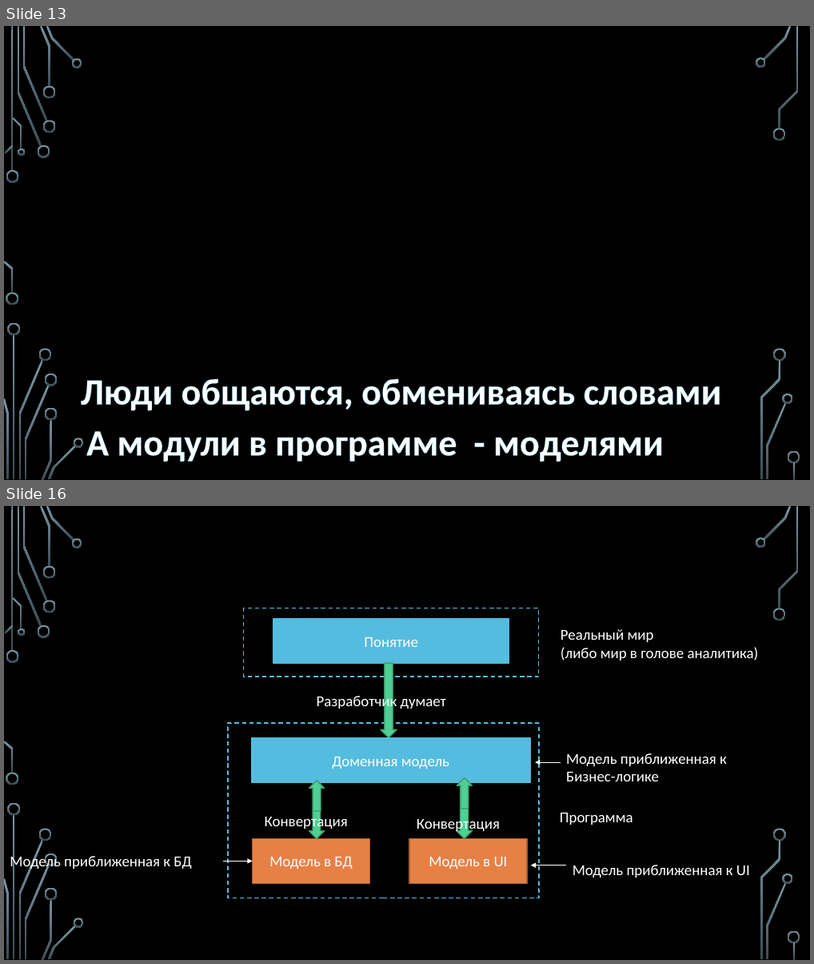
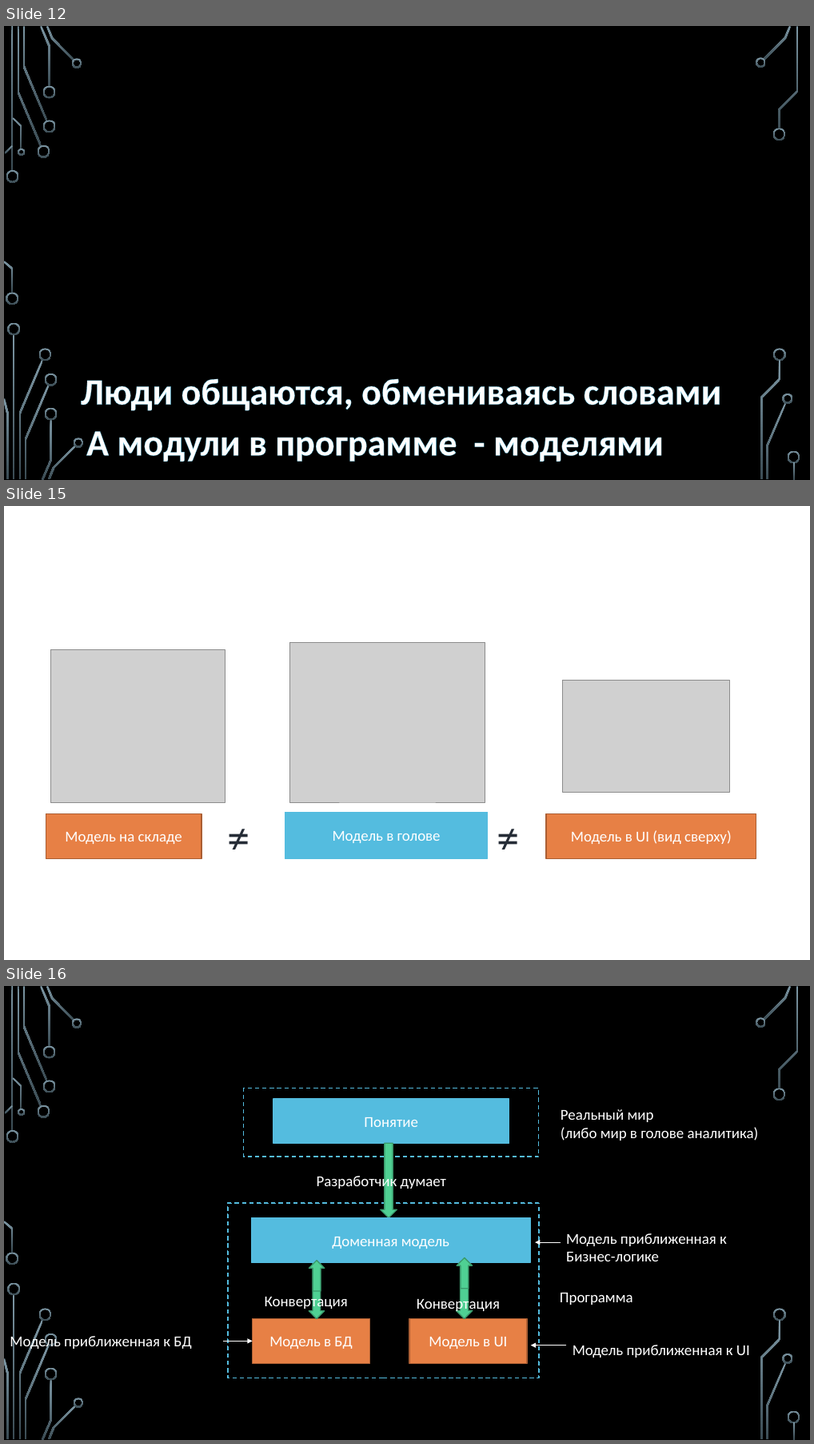
Before and after one commit to sergeyryskulov/Presentations, a slide deck: 8. Гексагональная архитектура/Архитектура больших проектов.pptx. Shown one above the other, each under a label of ours: slides 13 and 16 before the commit, slides 12, 15 and 16 after it; the slides between them are not shown. The pictures are 814x964 and 814x1444 pixels, drawn with LibreOffice and Linux fonts; fonts in the diff are those of the drawing; grey boxes stand for pictures; background and template pictures are left out. Boxes give left, top, right and bottom in pixels: in the first picture for what was removed or moved away, otherwise in the second. Text is boxed around its words. In the diff, an @@ line names an element or a change of style, - is before the commit and + after.

```diff
--- a/8. Гексагональная архитектура/Архитектура больших проектов.pptx
+++ b/8. Гексагональная архитектура/Архитектура больших проектов.pptx
@@ slide 15 added at <box>4,506,810,960</box>, background picture (left out) @@
@@ rectangle added at <box>4,506,810,960</box>, fill #FFFFFF, outline #3A9A6D 1.25 pt @@
@@ picture added at <box>51,649,226,802</box> @@
@@ picture added at <box>290,642,486,802</box> @@
@@ picture added at <box>562,680,730,792</box> @@
@@ rectangle added at <box>46,814,202,859</box>, fill #E78045, outline #AB5F33 1.25 pt, 18 pt, text #FFFFFF @@
+Модель на складе
@@ text added at <box>221,805,270,867</box>, 54 pt, text #252C36 @@
+≠
@@ rectangle added at <box>286,812,488,859</box>, fill #54BCDF, outline #54BCDF 1.25 pt, 18 pt, text #FFFFFF @@
+Модель в голове
@@ text added at <box>491,805,539,867</box>, 54 pt, text #252C36 @@
+≠
@@ rectangle added at <box>546,814,757,859</box>, fill #E78045, outline #AB5F33 1.25 pt, 18 pt, text #FFFFFF @@
+Модель в UI (вид сверху)
@@ what was slide 13 is now slide 12 @@
```
Also in this commit, not shown: 11 slides changed, 2 other slides added, 2 slides removed, 1 other file.
